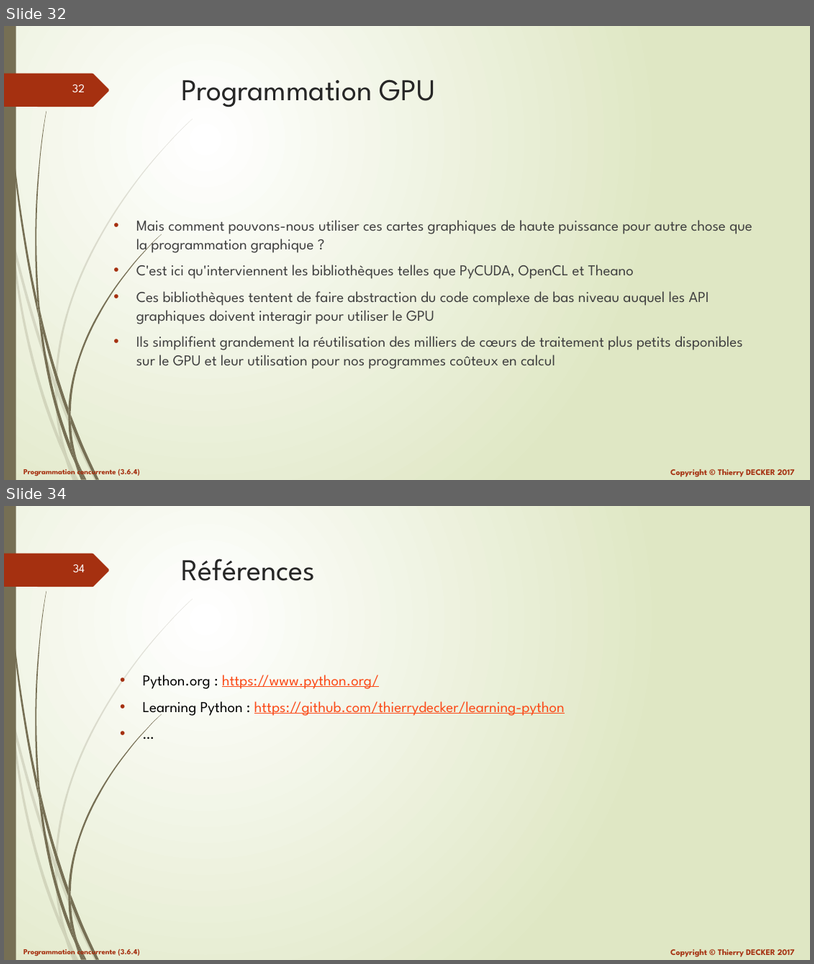
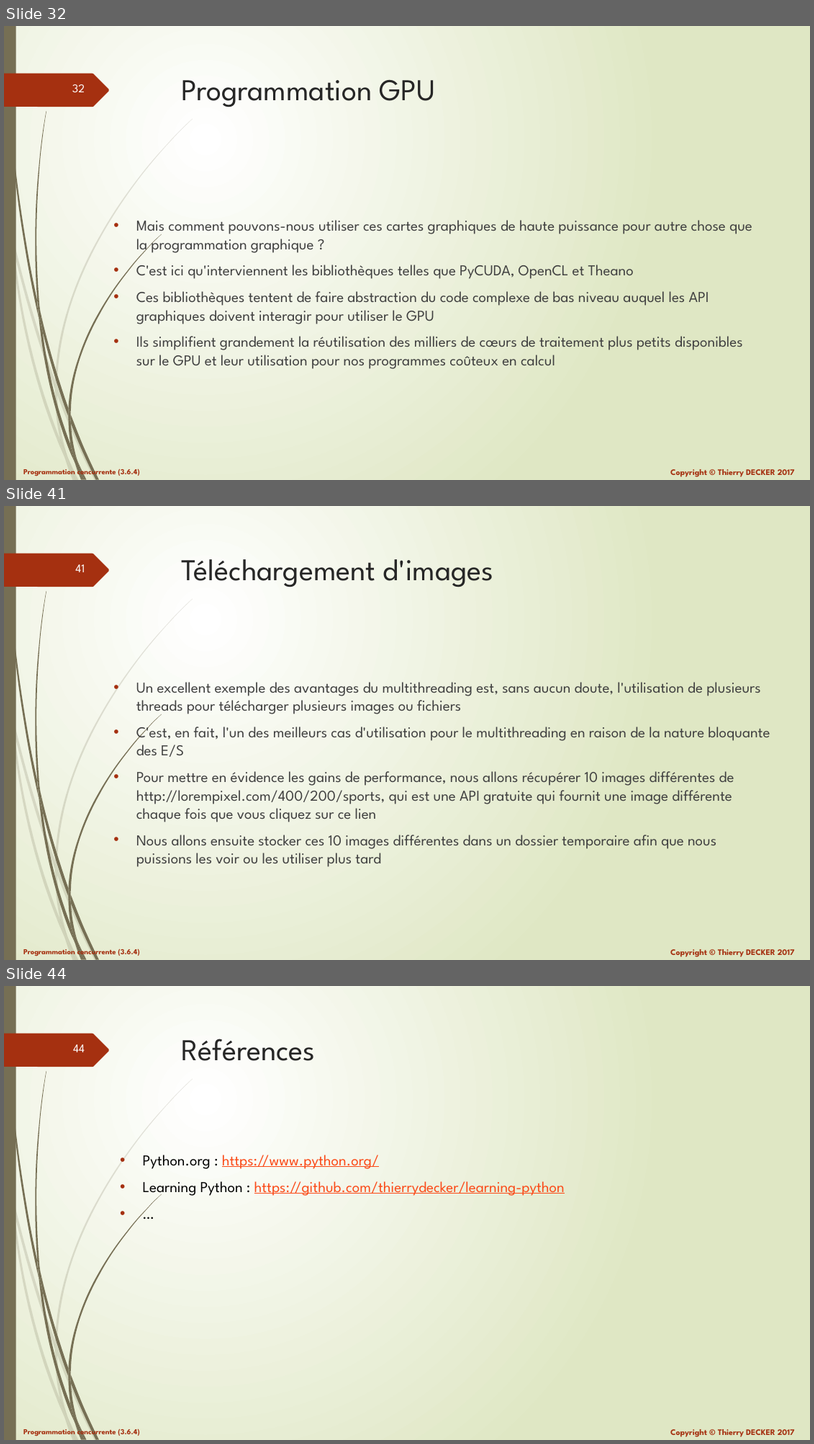
Before and after one commit to VikmanTheRacoon/learning-python, a slide deck: documentations/python-103.pptx. Shown one above the other, each under a label of ours: slides 32 and 34 before the commit, slides 32, 41 and 44 after it; the slides between them are not shown. The pictures are 814x964 and 814x1444 pixels, drawn with LibreOffice and Linux fonts; fonts in the diff are those of the drawing. Boxes give left, top, right and bottom in pixels: in the first picture for what was removed or moved away, otherwise in the second. Text is boxed around its words. In the diff, an @@ line names an element or a change of style, - is before the commit and + after.

```diff
--- a/documentations/python-103.pptx
+++ b/documentations/python-103.pptx
@@ slide 41 added at box(4, 506, 810, 960), background gradient #FFFFFF to #DFE8C4; not listed: 27 template elements that a slide beside it also shows @@
@@ title added at box(182, 559, 494, 587), 36 pt, text #262626 @@
+Téléchargement d'images
@@ text added at box(136, 682, 770, 867), 18 pt, text #404040 @@
+• Un excellent exemple des avantages du multithreading est, sans aucun doute, l'utilisation de plusieurs threads pour télécharger plusieurs images ou fichiers
+• C'est, en fait, l'un des meilleurs cas d'utilisation pour le multithreading en raison de la nature bloquante des E/S
+• Pour mettre en évidence les gains de performance, nous allons récupérer 10 images différentes de http://lorempixel.com/400/200/sports, qui est une API gratuite qui fournit une image différente chaque fois que vous cliquez sur ce lien
+• Nous allons ensuite stocker ces 10 images différentes dans un dossier temporaire afin que nous puissions les voir ou les utiliser plus tard
@@ what was slide 34 is now slide 44 @@
@@ page number at box(73, 1044, 85, 1052): text changed @@
-34
+44
```
Also in this commit, not shown: 1 slide changed, 9 other slides added, 1 other file.
